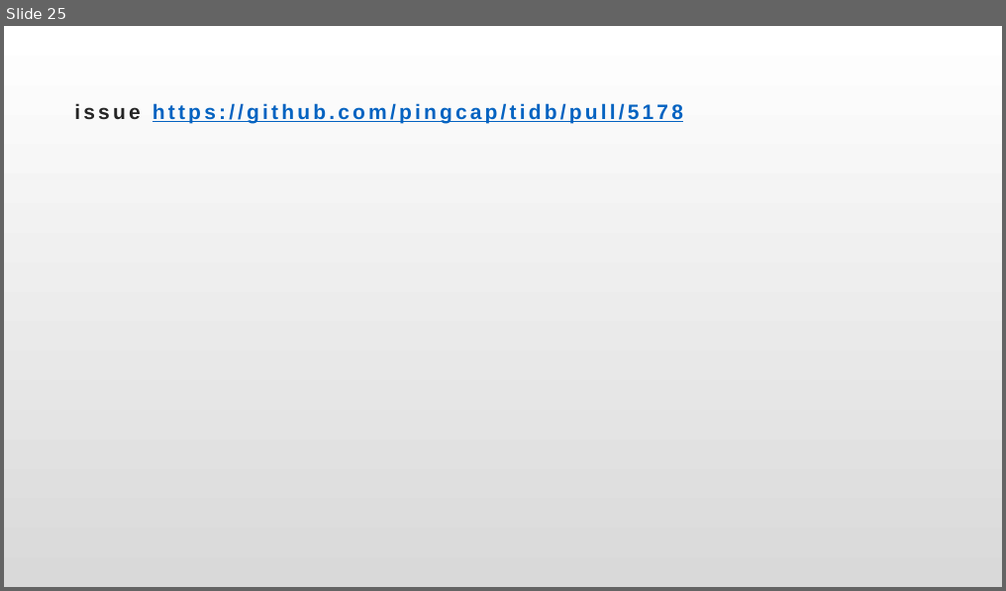
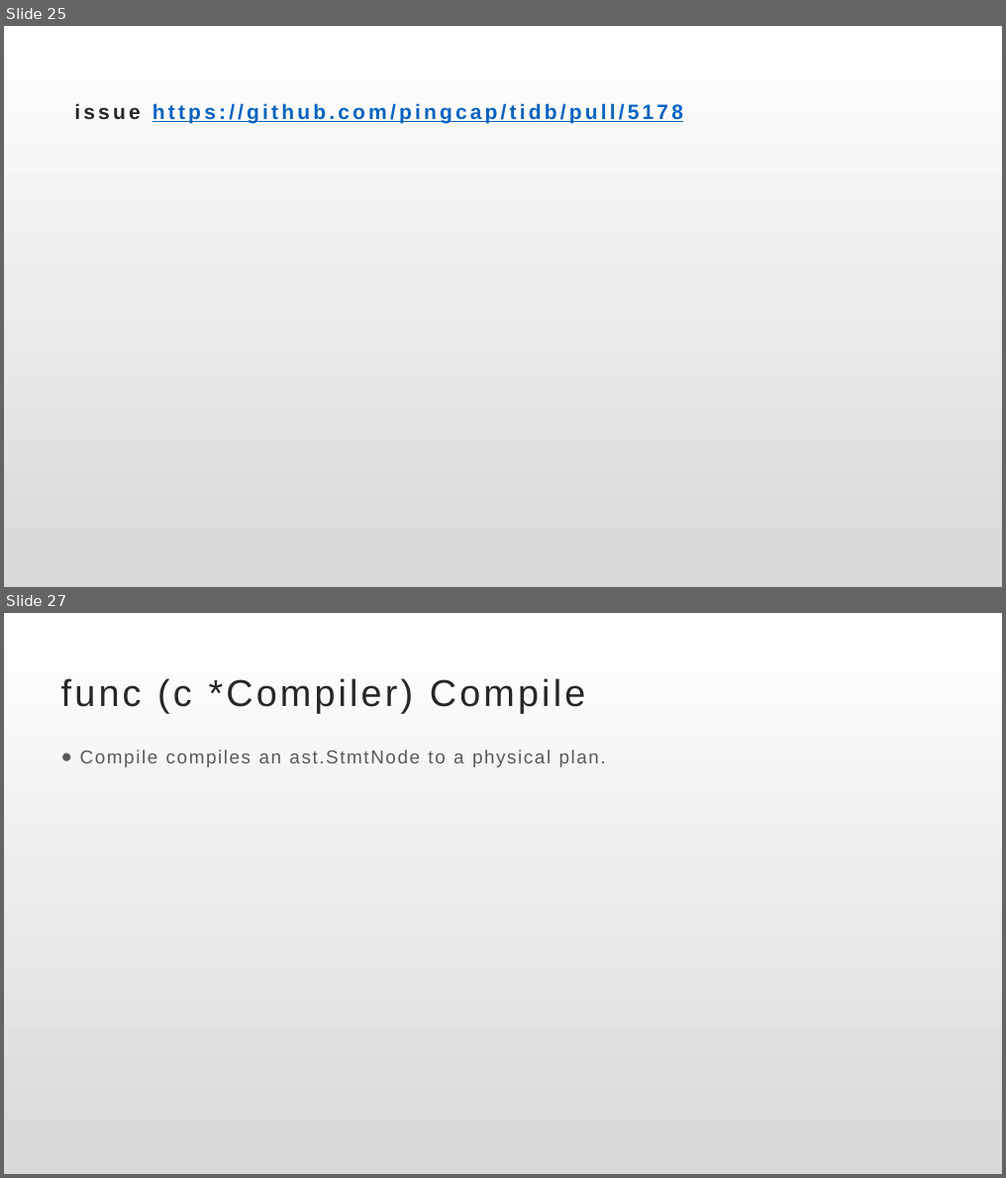
Before and after one commit to wangcy6/weekly_read, a slide deck: Tidb/ppt/2020_10_tidb.pptx. Shown one above the other, each under a label of ours: slide 25 before the commit, slides 25 and 27 after it; the slides between them are not shown. The pictures are 1006x591 and 1006x1178 pixels, drawn with LibreOffice and Linux fonts; fonts in the diff are those of the drawing. Boxes give left, top, right and bottom in pixels: in the first picture for what was removed or moved away, otherwise in the second. Text is boxed around its words. In the diff, an @@ line names an element or a change of style, - is before the commit and + after.

```diff
--- a/Tidb/ppt/2020_10_tidb.pptx
+++ b/Tidb/ppt/2020_10_tidb.pptx
@@ slide 27 added at [4, 613, 1002, 1174], background gradient #FFFFFF to #D9D9D9 @@
@@ title added at [61, 678, 585, 713], 36 pt, text #262626 @@
+func (c *Compiler) Compile
@@ text added at [80, 750, 606, 767], 18 pt, text #595959 @@
+● Compile compiles an ast.StmtNode to a physical plan.
```
Also in this commit, not shown: 1 other slide added, 8 other files.
